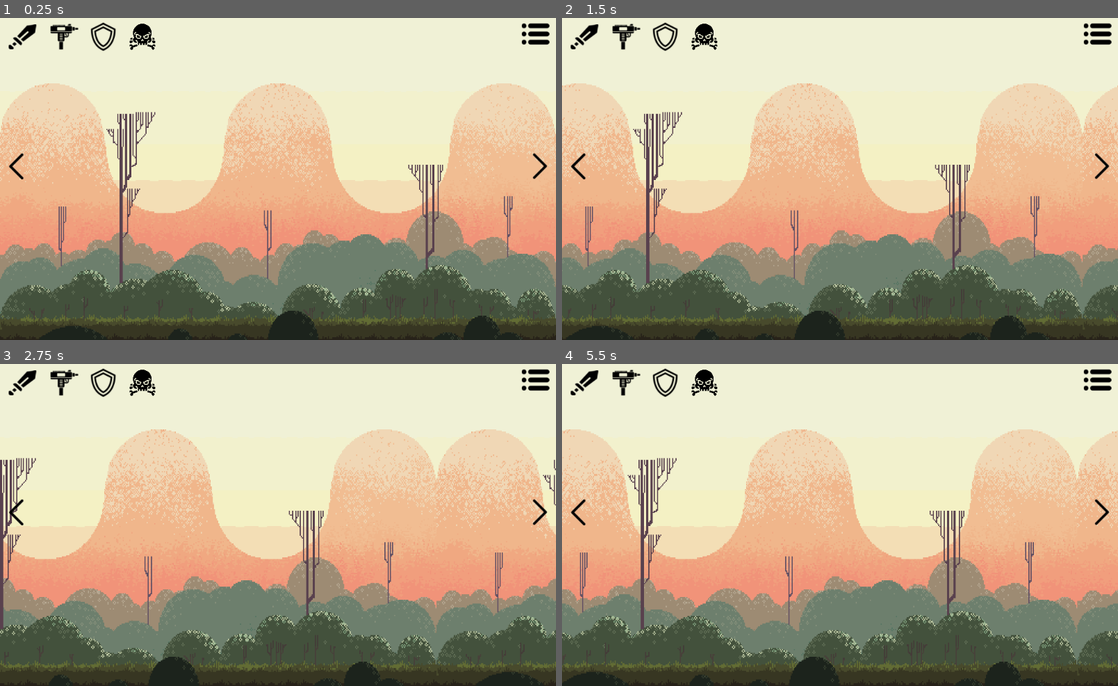
Above: before the commit, frames 1-4 (two rows, left to right).
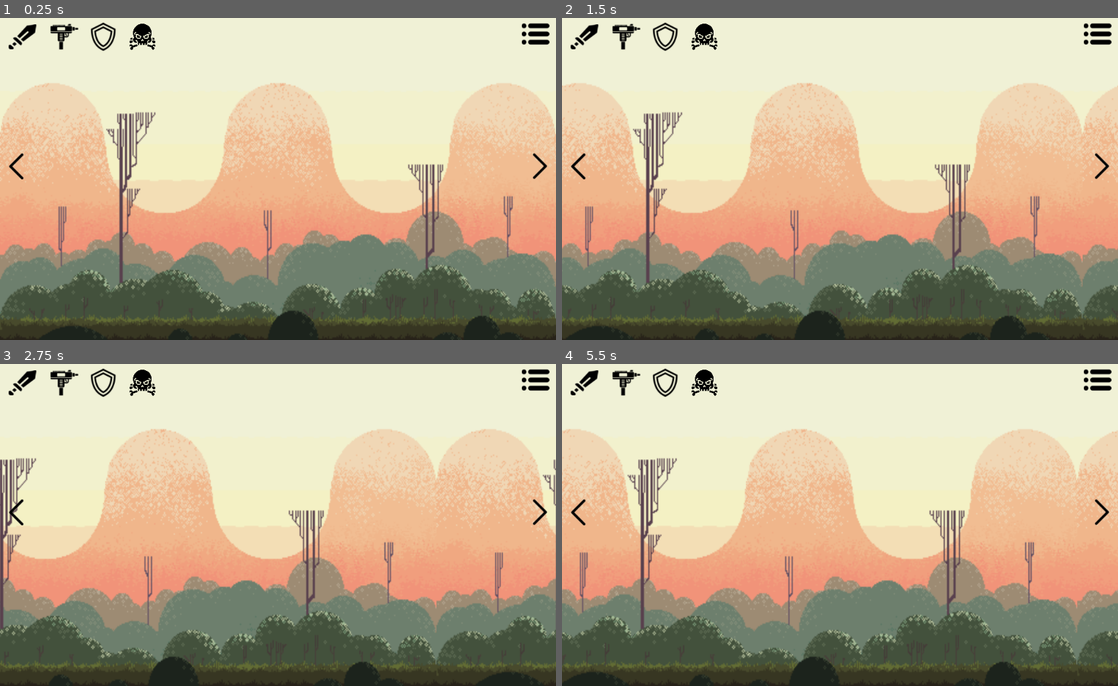
Above: after the commit, the same moments.

Repository: Fology/BioWar
Game: Godot game, scene res://Scenes/Main.tscn
Same seed, same stepped clock (60 frames per second), same inputs: the game is played once before the commit and once after it.
Inputs (mouse positions are in pixels of both pictures, inside the frame that each line leads up to):
- Up to frame 1 (0.25 s): no input
- Up to frame 2 (1.5 s): click (578, 166) at 0.5 s; click (1101, 166) at 1.25 s
- Up to frame 3 (2.75 s): click (22, 383) at 2 s
- Up to frame 4 (5.5 s): click (628, 383) at 2.75 s; click (667, 383) at 3.5 s; click (706, 383) at 4.25 s; click (578, 512) at 5 s

The runs differ from the first frame. In frame 1, 1.5% of the frame differs, in the area x 0-100%, y 20-93%; in frame 2, 1.6%; in frame 3, 1.6%; in frame 4, 1.6%.

Commit message:
Player generic script

Diff:
--- /dev/null
+++ b/Scenes/Mob_Player.tscn
@@ -0,0 +1,137 @@
+[gd_scene load_steps=20 format=2]
+
+[ext_resource path="res://Texture/Player Mobs/Individual Sprites/adventurer-run-03.png" type="Texture" id=1]
+[ext_resource path="res://Texture/Player Mobs/Individual Sprites/adventurer-attack1-01.png" type="Texture" id=2]
+[ext_resource path="res://Texture/Player Mobs/Individual Sprites/adventurer-idle-2-00.png" type="Texture" id=3]
+[ext_resource path="res://Texture/Player Mobs/Individual Sprites/adventurer-idle-2-03.png" type="Texture" id=4]
+[ext_resource path="res://Texture/Player Mobs/Individual Sprites/adventurer-attack1-00.png" type="Texture" id=5]
+[ext_resource path="res://Texture/Player Mobs/Individual Sprites/adventurer-idle-2-01.png" type="Texture" id=6]
+[ext_resource path="res://Texture/Player Mobs/Individual Sprites/adventurer-attack1-02.png" type="Texture" id=7]
+[ext_resource path="res://Texture/Player Mobs/Individual Sprites/adventurer-attack1-03.png" type="Texture" id=8]
+[ext_resource path="res://Texture/Player Mobs/Individual Sprites/adventurer-attack1-04.png" type="Texture" id=9]
+[ext_resource path="res://Texture/Player Mobs/Individual Sprites/adventurer-run-01.png" type="Texture" id=10]
+[ext_resource path="res://Texture/Player Mobs/Individual Sprites/adventurer-run-02.png" type="Texture" id=11]
+[ext_resource path="res://Texture/Player Mobs/Individual Sprites/adventurer-idle-2-02.png" type="Texture" id=12]
+[ext_resource path="res://Texture/Player Mobs/Individual Sprites/adventurer-run-04.png" type="Texture" id=13]
+[ext_resource path="res://Texture/Player Mobs/Individual Sprites/adventurer-run-05.png" type="Texture" id=14]
+
+[sub_resource type="CapsuleShape2D" id=1]
+radius = 7.0
+height = 14.0
+
+[sub_resource type="SpriteFrames" id=2]
+animations = [ {
+"frames": [ ExtResource( 5 ), ExtResource( 2 ), ExtResource( 7 ), ExtResource( 8 ), ExtResource( 9 ) ],
+"loop": true,
+"name": "Attack",
+"speed": 5.0
+}, {
+"frames": [ ExtResource( 3 ), ExtResource( 6 ), ExtResource( 12 ), ExtResource( 4 ) ],
+"loop": true,
+"name": "Idle",
+"speed": 5.0
+}, {
+"frames": [ ExtResource( 10 ), ExtResource( 11 ), ExtResource( 1 ), ExtResource( 13 ), ExtResource( 14 ) ],
+"loop": true,
+"name": "Run",
+"speed": 5.0
+} ]
+
+[sub_resource type="CircleShape2D" id=3]
+radius = 19.0
+
+[sub_resource type="Animation" id=4]
+resource_name = "Attack"
+length = 0.5
+loop = true
+tracks/0/type = "value"
+tracks/0/path = NodePath("AnimatedSprite:animation")
+tracks/0/interp = 1
+tracks/0/loop_wrap = true
+tracks/0/imported = false
+tracks/0/enabled = true
+tracks/0/keys = {
+"times": PoolRealArray( 0 ),
+"transitions": PoolRealArray( 1 ),
+"update": 1,
+"values": [ "Attack" ]
+}
+tracks/1/type = "value"
+tracks/1/path = NodePath("AnimatedSprite:frame")
+tracks/1/interp = 1
+tracks/1/loop_wrap = true
+tracks/1/imported = false
+tracks/1/enabled = true
+tracks/1/keys = {
+"times": PoolRealArray( 0, 0.1, 0.2, 0.3, 0.4 ),
+"transitions": PoolRealArray( 1, 1, 1, 1, 1 ),
+"update": 1,
+"values": [ 0, 1, 2, 3, 4 ]
+}
+tracks/2/type = "value"
+tracks/2/path = NodePath("Attack_Area/HitBox_Sword:disabled")
+tracks/2/interp = 1
+tracks/2/loop_wrap = true
+tracks/2/imported = false
+tracks/2/enabled = true
+tracks/2/keys = {
+"times": PoolRealArray( 0, 0.2, 0.4 ),
+"transitions": PoolRealArray( 1, 1, 1 ),
+"update": 1,
+"values": [ true, false, true ]
+}
+
+[sub_resource type="Animation" id=5]
+length = 1.5
+loop = true
+step = 0.25
+tracks/0/type = "value"
+tracks/0/path = NodePath("AnimatedSprite:animation")
+tracks/0/interp = 1
+tracks/0/loop_wrap = true
+tracks/0/imported = false
+tracks/0/enabled = true
+tracks/0/keys = {
+"times": PoolRealArray( 0 ),
+"transitions": PoolRealArray( 1 ),
+"update": 0,
+"values": [ "Idle" ]
+}
+tracks/1/type = "value"
+tracks/1/path = NodePath("AnimatedSprite:frame")
+tracks/1/interp = 1
+tracks/1/loop_wrap = true
+tracks/1/imported = false
+tracks/1/enabled = true
+tracks/1/keys = {
+"times": PoolRealArray( 0, 0.5, 0.75, 1 ),
+"transitions": PoolRealArray( 1, 1, 1, 1 ),
+"update": 0,
+"values": [ 0, 1, 2, 3 ]
+}
+
+[node name="Mob_Player" type="Node2D"]
+
+[node name="Player_Area" type="Area2D" parent="."]
+collision_layer = 0
+collision_mask = 0
+
+[node name="Player_Collision" type="CollisionShape2D" parent="Player_Area"]
+position = Vector2( 0, 4 )
+shape = SubResource( 1 )
+
+[node name="AnimatedSprite" type="AnimatedSprite" parent="Player_Area"]
+frames = SubResource( 2 )
+animation = "Idle"
+frame = 2
+
+[node name="Attack_Area" type="Area2D" parent="Player_Area"]
+
+[node name="HitBox_Sword" type="CollisionShape2D" parent="Player_Area/Attack_Area"]
+position = Vector2( 7, -2 )
+shape = SubResource( 3 )
+disabled = true
+
+[node name="AnimationPlayer" type="AnimationPlayer" parent="Player_Area"]
+anims/Attack = SubResource( 4 )
+anims/RESET = SubResource( 5 )
--- /dev/null
+++ b/Scenes/Player_mob.tscn
@@ -0,0 +1,3 @@
+[gd_scene format=2]
+
+[node name="Player_mob" type="Node2D"]
--- a/project.godot
+++ b/project.godot
@@ -18,6 +18,12 @@
 
 common/drop_mouse_on_gui_input_disabled=true
 
+[layer_names]
+
+2d_physics/layer_1="World"
+2d_physics/layer_2="Detectors"
+2d_physics/layer_3="HitHurt"
+
 [physics]
 
 common/enable_pause_aware_picking=true
Binary file added: Texture/Background/Hills Free (update 3.0).png
Not shown, added: Texture/Background/Hills Free (update 3.0).png.import
Binary file added: Texture/Enemy Mobs/Goblin/Attack.png
Not shown, added: Texture/Enemy Mobs/Goblin/Attack.png.import
Binary file added: Texture/Enemy Mobs/Goblin/Death.png
Not shown, changed: Texture/Enemy Mobs/Goblin/Death.png.import
Binary file added: Texture/Enemy Mobs/Goblin/Idle.png
Not shown, added: Texture/Enemy Mobs/Goblin/Idle.png.import
Binary file added: Texture/Enemy Mobs/Goblin/Run.png
Not shown, added: Texture/Enemy Mobs/Goblin/Run.png.import
Binary file added: Texture/Enemy Mobs/Goblin/Take Hit.png
Not shown, added: Texture/Enemy Mobs/Goblin/Take Hit.png.import
(and 26 more such lines)
